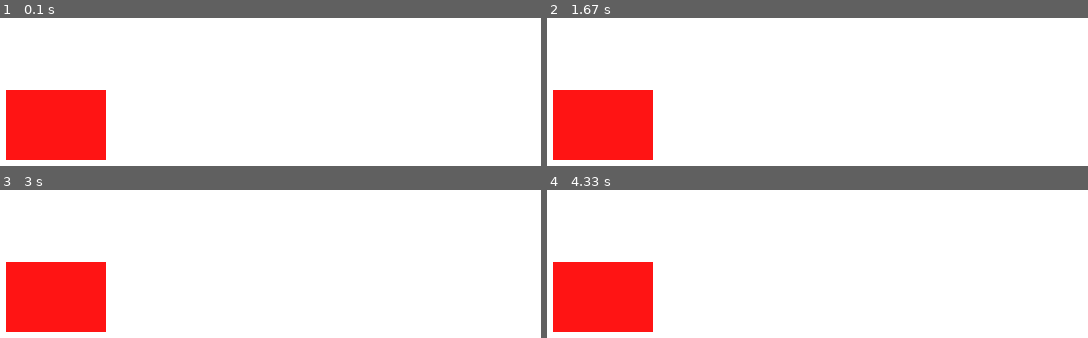
Above: before the commit, frames 1-4 (two rows, left to right).
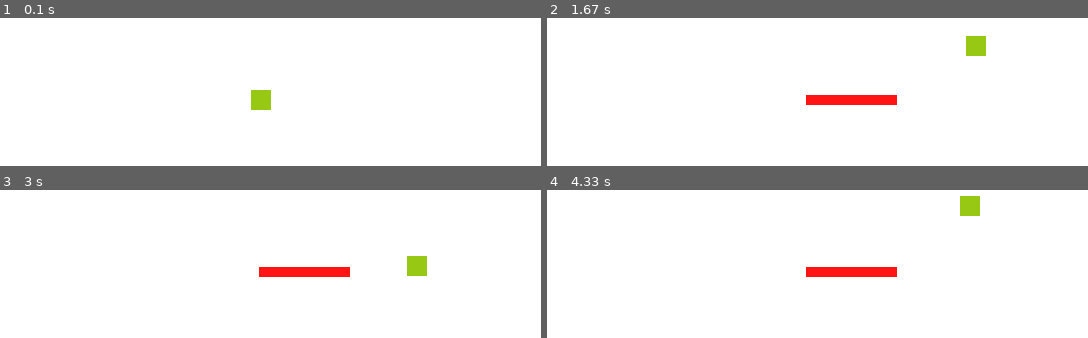
Above: after the commit, the same moments.

Repository: Optimissedit/Pygame-Project-1
Game: pygame game, started from main.py
Two runs of this game, one before a commit and one after it. Both use one fixed random seed, a clock stepped at 60 frames per second and the inputs below.
Inputs:
- Up to frame 1 (0.1 s): no input
- Up to frame 2 (1.67 s): hold Space 0.33-0.8 s; hold D 0.33-0.8 s; hold D 0.83-1.3 s; hold W 1.33-1.63 s
- Up to frame 3 (3 s): hold D 1.67-2.13 s; hold A 2.17-2.7 s; hold S from 2.73 s (still down)
- Up to frame 4 (4.33 s): release S at 3.03 s; hold A 3.07-3.47 s; hold W 3.5-3.87 s; hold D from 3.9 s (still down)

The runs differ from the first frame. In frame 1, 9.2% of the frame differs, in the area x 1-51%, y 48-96%; in frame 2, 10%, in the area x 1-82%, y 12-96%; in frame 3, 10%; in frame 4, 10%.

Commit message:
Added movable block, spawns example objs
Move the green square using wsad, spawn red squares using space. Pretty basic.

Diff:
--- a/main.py
+++ b/main.py
@@ -2,27 +2,53 @@
 
 pygame.init()
 
+##  COLORS  ##
 WHITE = (255, 255, 255)
 RED = (255, 20, 20)
+BLUE = (0, 0, 255)
 
 size = (700, 500)
 screen = pygame.display.set_mode(size)
 pygame.display.set_caption("Window")
 
+drawList = []
+
 running = True
 clock = pygame.time.Clock()
+
+block = pygame.Rect(300, 200, 20, 20)
 
 while running:
     for event in pygame.event.get():
         if event.type == pygame.QUIT:
             running = False
 
+        # if event.type == pygame.MOUSEBUTTONDOWN:
+        #     circ = pygame.mouse.get_pos()
+        #     pygame.draw.circle(screen, BLUE, circ, 30, 1)
+    clock.tick(60)
     screen.fill(WHITE)
+    pygame.event.pump()
+    keys = pygame.key.get_pressed()
 
-    pygame.draw.rect(screen, RED, [55, 200, 100, 70], 0)
+    if keys[pygame.K_a]:
+        block.x -= 3
+    if keys[pygame.K_d]:
+        block.x += 3
+    if keys[pygame.K_w]:
+        block.y -= 3
+    if keys[pygame.K_s]:
+        block.y += 3
+    if keys[pygame.K_SPACE]:
+        temp = [block.x + 5, block.y + 5]
+        tempBlock = pygame.Rect(temp, (10, 10))
+        drawList.append(tempBlock)
 
-    pygame.display.update()
 
-    clock.tick(60)
+    for obj in drawList:
+        pygame.draw.rect(screen, RED, obj)
+
+    pygame.draw.rect(screen, (150, 200, 20), block)
+    pygame.display.flip()
 
 pygame.quit()
